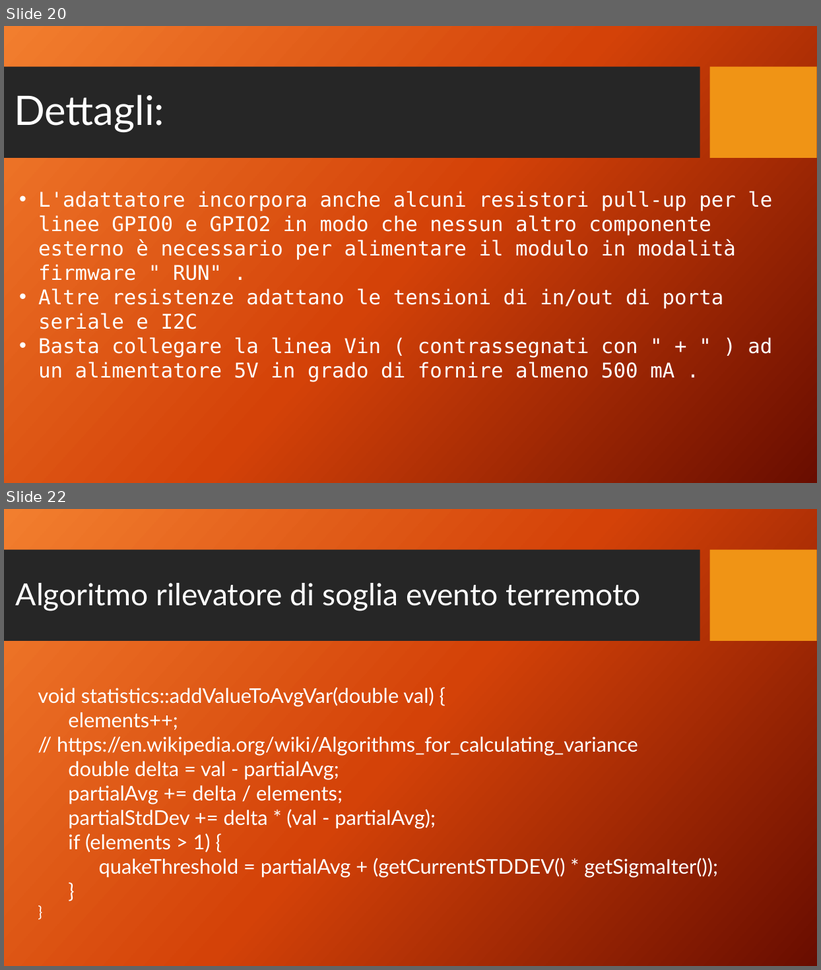
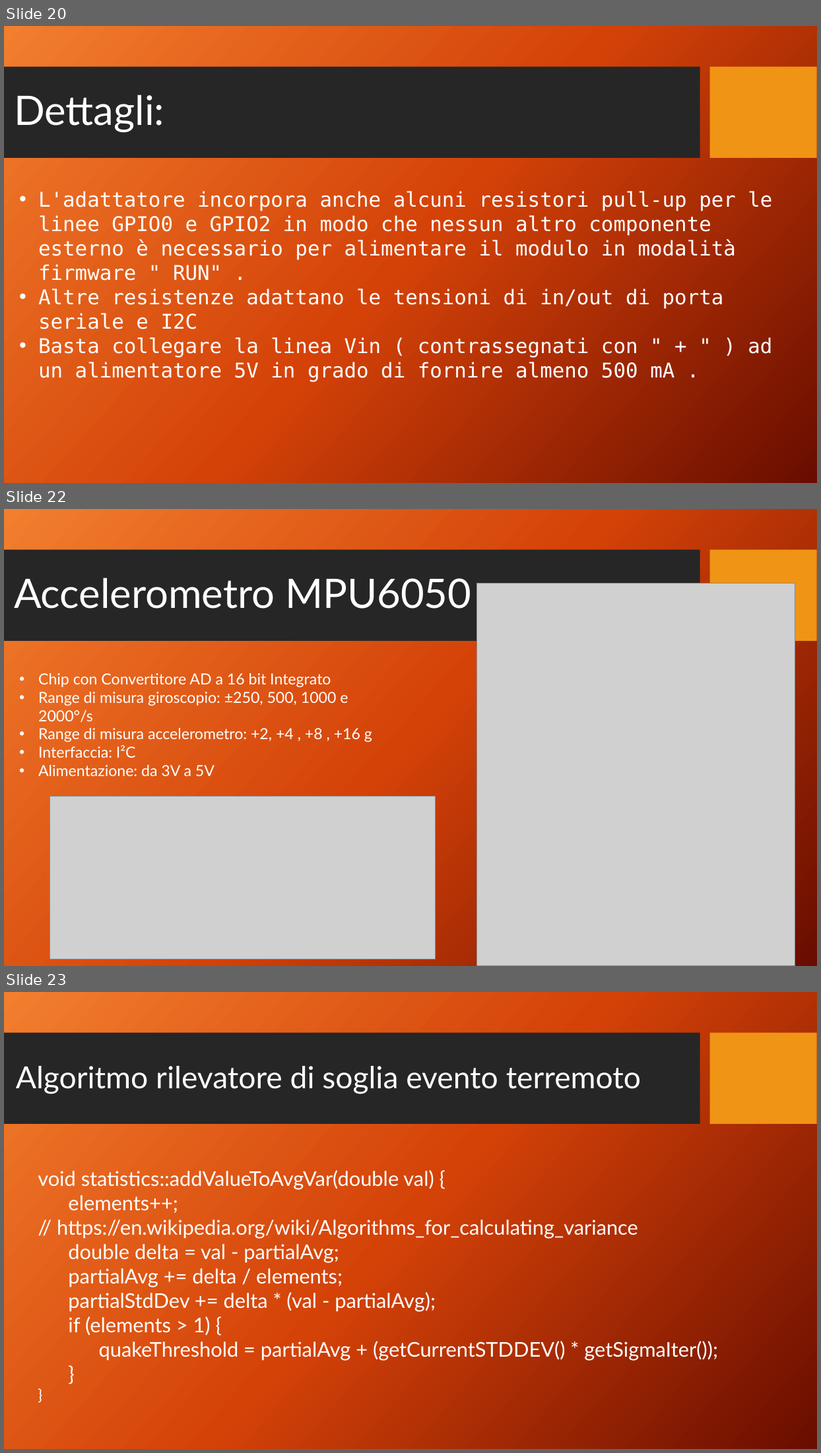
Before and after one commit to sebastianomelita/seismolab, a slide deck: files/seismoclouddevice-arduino-master/PROGGETTO SAPIENZA .pptx. Shown one above the other, each under a label of ours: slides 20 and 22 before the commit, slides 20, 22 and 23 after it; the slides between them are not shown. The pictures are 821x970 and 821x1453 pixels, drawn with LibreOffice and Linux fonts; fonts in the diff are those of the drawing; grey boxes stand for pictures; background and template pictures are left out. Boxes give left, top, right and bottom in pixels: in the first picture for what was removed or moved away, otherwise in the second. Text is boxed around its words. In the diff, an @@ line names an element or a change of style, - is before the commit and + after.

Commit message:
20160517bis

```diff
--- a/files/seismoclouddevice-arduino-master/PROGGETTO SAPIENZA .pptx
+++ b/files/seismoclouddevice-arduino-master/PROGGETTO SAPIENZA .pptx
@@ slide 22 added at [4, 509, 817, 966], background picture (left out); not listed: 2 template elements that a slide beside it also shows @@
@@ title added at [14, 578, 471, 609], 48 pt, text #FFFFFF @@
+Accelerometro MPU6050
@@ picture added at [477, 584, 795, 966] @@
@@ text added at [38, 673, 372, 776], 18 pt, text #FFFFFF @@
+• Chip con Convertitore AD a 16 bit Integrato
+• Range di misura giroscopio: ±250, 500, 1000 e 2000°/s
+• Range di misura accelerometro: +2, +4 , +8 , +16 g
+• Interfaccia: I²C
+• Alimentazione: da 3V a 5V
@@ picture added at [50, 796, 435, 960] @@
@@ what was slide 22 is now slide 23 @@
```
Also in this commit, not shown: 1 slide changed.
